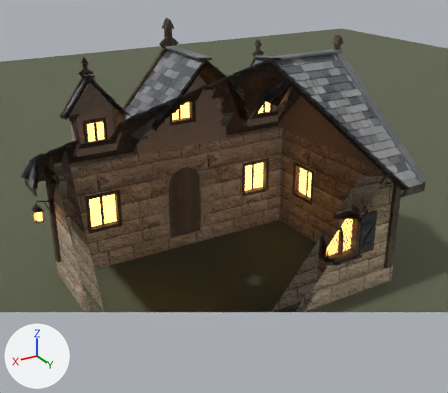
The Blender file GameClient/ArtSource/Silverbrook/Cottage6/SilverbrookCottage6.blend as it was, and as the next commit left it.
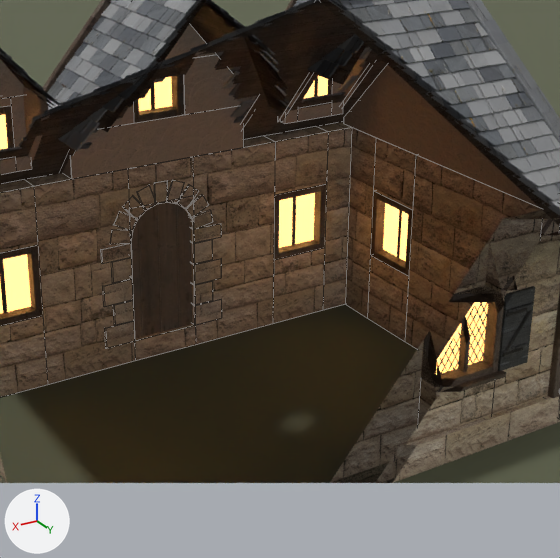
Each version is shown whole from a camera (50 mm lens) standing at (6.77, 11.72, 7.77) and looking at (-0.01, 0.43, 2.13), then close up on the part from 22% to 87% of the width and 16% to 89% of the height. Lighting does not change. The marker at lower left points along +X, +Y and +Z. The first two pictures are the older version. The close-ups show mesh edges as thin lines. Everything nearer to the camera than a plane just in front of the edit is cut away.

Objects in the first close-up: 'Ground', 'SM_SBCottage6_Details', 'SM_SBCottage6_Details_Door1', 'SM_SBCottage6_Masonry', 'SM_SBCottage6_Plaster', 'SM_SBCottage6_Roof', 'SM_SBCottage6_Timber'.
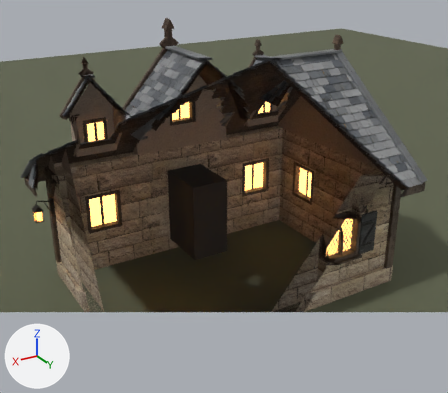
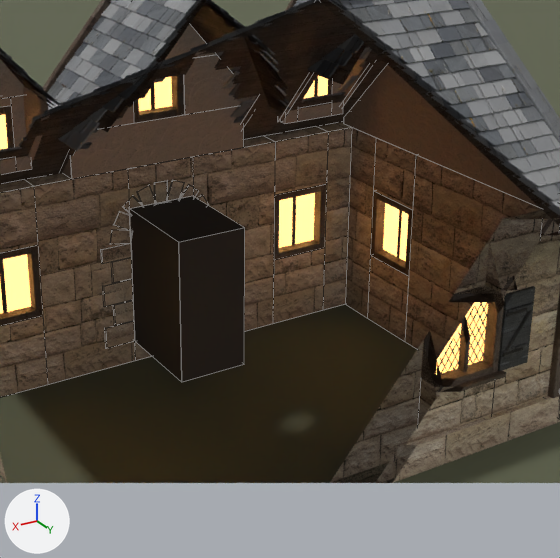
Boxes (x1, y1, x2, y2) around the edits, measured in the close-ups (560 x 558 px):
'SM_SBCottage6_EntryRooms', added: after (130, 196, 245, 382)
'SM_SBCottage6_Details_Door1', unchanged, covered by the edit: before (131, 202, 193, 339)

The change, as a diff of the scene's bpy script:
```diff
--- a/GameClient/ArtSource/Silverbrook/Cottage6/SilverbrookCottage6.blend.py
+++ b/GameClient/ArtSource/Silverbrook/Cottage6/SilverbrookCottage6.blend.py
@@ mat_sb_entryroom @@
+mat_sb_entryroom = principled_material('SB_EntryRoom')
+mat_sb_entryroom.base_color = (0.05, 0.045, 0.04)  # dark grey #3f3c38
+mat_sb_entryroom.roughness = 0.95
@@ me_sm_sbcottage6_entryrooms @@
+me_sm_sbcottage6_entryrooms.from_pydata([(-0.46, -0.19, 0.3), (0.47, -0.19, 0.3), (0.47, -0.19, 2.22), (-0.46, -0.19, 2.22), (-0.46, -1.58, 0.3), (-0.46, -0.19, 0.3), (-0.46, -0.19, 2.22), (-0.46, -1.58, 2.22), (0.46, -1.58, 2.22), (0.47, -0.19, 2.22), (0.47, -0.19, 0.3), (0.46, -1.58, 0.3), (-0.46, -1.58, 0.3), (0.46, -1.58, 0.3), (0.47, -0.19, 0.3), (-0.46, -0.19, 0.3), (-0.46, -0.19, 2.22), (0.47, -0.19, 2.22), (0.46, -1.58, 2.22), (-0.46, -1.58, 2.22)], [], [(0, 1, 2, 3), (4, 5, 6, 7), (8, 9, 10, 11), (12, 13, 14, 15), (16, 17, 18, 19)])
+me_sm_sbcottage6_entryrooms.materials.append(mat_sb_entryroom)  # dark grey #3f3c38
@@ ob_sm_sbcottage6_entryrooms @@
+ob_sm_sbcottage6_entryrooms = bpy.data.objects.new('SM_SBCottage6_EntryRooms', me_sm_sbcottage6_entryrooms)
+ob_sm_sbcottage6_entryrooms.location = (0.0, 0.0, 0.0)
```
